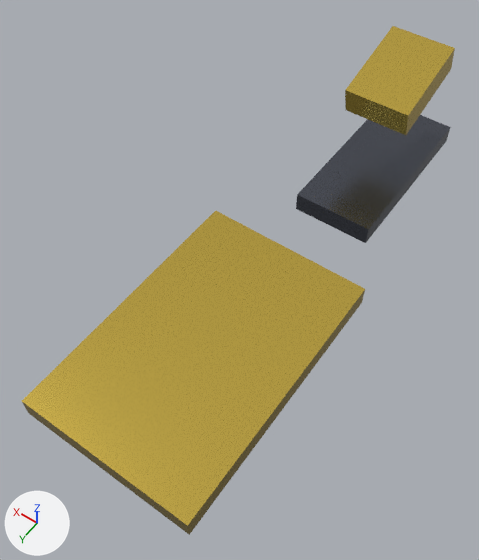
What one commit did to the glTF model apps/web-client/public/assets/models/units/CO_MonsoonArtillery_LOD2.glb.
Rendered twice from a 50 mm lens placed at (-4.7, 12.74, 12.51), pointed at (0.43, 5.56, 1.23). Arrows for +X, +Y and +Z are at lower left; the lights stay in place. The older version comes first. Objects named as collision shapes, trigger or cutter boxes, shadow casters or lower levels of detail are left out. Where no turn or scale is listed for an object, it has been applied to the vertices. Vertices at exactly the same position are counted once.

The scene before the commit, as lines of its bpy script (objects in view):
```python
me_cube = bpy.data.meshes.new('Cube')
me_cube.from_pydata(...)  # a box spanning x -0.5..0.5, y -0.5..0.5, z -0.5..0.5
me_cube.materials.append(mat_mat_darksteel)  # grey #61656f
me_cube_001 = bpy.data.meshes.new('Cube.001')
me_cube_001.from_pydata(...)  # a box spanning x -0.5..0.5, y -0.5..0.5, z -0.5..0.5
me_cube_001.materials.append(mat_mat_coalitiongold)  # yellow #e7c859
me_cube_002 = bpy.data.meshes.new('Cube.002')
me_cube_002.from_pydata(...)  # a box spanning x -0.5..0.5, y -0.5..0.5, z -0.5..0.5
me_cube_002.materials.append(mat_mat_coalitiongold)  # yellow #e7c859
ob_cube = bpy.data.objects.new('Cube', me_cube)
ob_cube.parent = ob_vehicleroot
ob_cube.location = (0.0, 0.0, 0.6)
ob_cube.scale = (2.0, 4.6, 0.5)
ob_cube_001 = bpy.data.objects.new('Cube.001', me_cube_001)
ob_cube_001.parent = ob_cube
ob_cube_001.location = (0.0, 1.6, 1.25)
ob_cube_001.scale = (1.95, 1.3, 0.95)
ob_cube_002 = bpy.data.objects.new('Cube.002', me_cube_002)
ob_cube_002.parent = ob_gunpitch
ob_cube_002.location = (0.0, -0.8, 1.6)
ob_cube_002.rotation_euler = (-0.262, 0.0, 0.0)  # degrees (-15, 0, 0)
ob_cube_002.scale = (1.6, 2.2, 0.7)
ob_gunpitch = bpy.data.objects.new('GunPitch', None)
ob_gunpitch.parent = ob_turretyaw
ob_gunpitch.location = (0.0, 0.5, 0.3)
ob_turretyaw = bpy.data.objects.new('TurretYaw', None)
ob_turretyaw.parent = ob_vehicleroot
ob_turretyaw.location = (0.0, 0.0, 1.2)
```
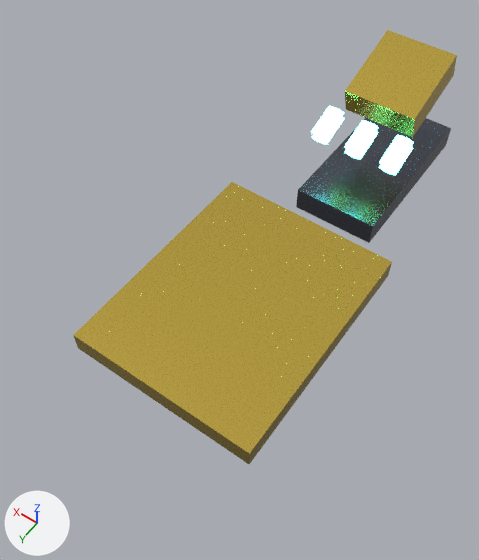
ob_turretyaw is not drawn itself; it is the parent of ob_gunpitch.
ob_gunpitch is not drawn itself; it is the parent of ob_cube_002, ob_muzzle.

The change in detail:
Material 'Mat_CoalitionTeal' (mat_mat_coalitionteal) is new.
Its base color is (0.05, 0.85, 0.75) (cyan #3fede1).
Its metallic is 0.5.
Its roughness is 0.15.
Its emission color is (0.105, 1.0, 0.895) (cyan #5bfff3).
Its emission strength is 9.5.
me_cube_001 has 8 vertices, 12 faces and spans x -0.5..0.5, y -0.5..0.5, z -0.5..0.5.
me_cube_001 no longer uses material mat_mat_coalitiongold (yellow #e7c859).
me_cube_001 gains material mat_mat_darksteel (grey #61656f).
Mesh me_cylinder_005 is new.
It has 64 vertices, 124 faces and spans x -0.216..0.216, y -0.406..0.406, z -0.203..0.203.
It uses material mat_mat_coalitionteal (cyan #3fede1, glowing cyan #5bfff3).
Object 'Cube' (ob_cube) now shows me_cube_001 instead of me_cube.
Object 'Cube' (ob_cube) is rescaled from (2.0, 4.6, 0.5) to (2.1, 4.4, 0.6).
Object 'Cube.001' (ob_cube_001) now shows me_cube_002 instead of me_cube_001.
Object 'Cube.001' (ob_cube_001) moves from (0.0, 1.6, 1.25) to (0.0, 1.4, 1.3).
Object 'Cube.001' (ob_cube_001) is rescaled from (1.95, 1.3, 0.95) to (2.0, 1.2, 0.8).
Object 'TurretYaw' (ob_turretyaw) moves from (0.0, 0.0, 1.2) to (0.0, 0.0, 1.1).
Object 'GunPitch' (ob_gunpitch) moves from (0.0, 0.5, 0.3) to (0.0, 0.4, 0.25).
Object 'Cube.002' (ob_cube_002) turns from (-15, 0, 0) to (-18, 0, 0) degrees about x, y and z.
Object 'Cube.002' (ob_cube_002) is rescaled from (1.6, 2.2, 0.7) to (1.8, 2.0, 0.7).
Object 'Cylinder.005' (ob_cylinder_005) is new; it shows me_cylinder_005.
Its location is (0.9, 1.28, 2.29).
Object 'Cylinder.004' (ob_cylinder_004) is new; it shows a copy of me_cylinder_005.
Its location is (0.9, 1.34, 2.49).
Object 'Cylinder.003' (ob_cylinder_003) is new; it shows a copy of me_cylinder_005.
Its location is (0.0, 1.28, 2.29).
Object 'Cylinder.002' (ob_cylinder_002) is new; it shows a copy of me_cylinder_005.
Its location is (0.0, 1.34, 2.49).
Object 'Cylinder.001' (ob_cylinder_001) is new; it shows a copy of me_cylinder_005.
Its location is (-0.9, 1.28, 2.29).
Object 'Cylinder' (ob_cylinder) is new; it shows a copy of me_cylinder_005.
Its location is (-0.9, 1.34, 2.49).

Changed parts and their boxes [x1, y1, x2, y2] in the pictures (479 x 560 px; the box of a moved part takes in the faces that stretch with it):
'Cube.001', recoloured, rescaled, reshaped, moved (7% narrower, 13% shorter): before [22, 211, 365, 535]; after [73, 182, 392, 464]
'Cube', recoloured, reshaped, rescaled: before [296, 115, 451, 243]; after [296, 118, 451, 243]
'Cube.002', moved, turned, rescaled: before [345, 26, 455, 135]; after [345, 30, 457, 137]
'Cylinder', added: after [379, 135, 414, 170]
'Cylinder.002', added: after [344, 120, 378, 155]
'Cylinder.004', added: after [311, 106, 344, 139]
'Cylinder.005', added: after [312, 116, 345, 145]
'Cylinder.003', added: after [345, 131, 378, 160]
'Cylinder.001', added: after [379, 147, 413, 175]
part 1 of me_cube, moved or reshaped (not visible afterwards): before [296, 115, 451, 243]
